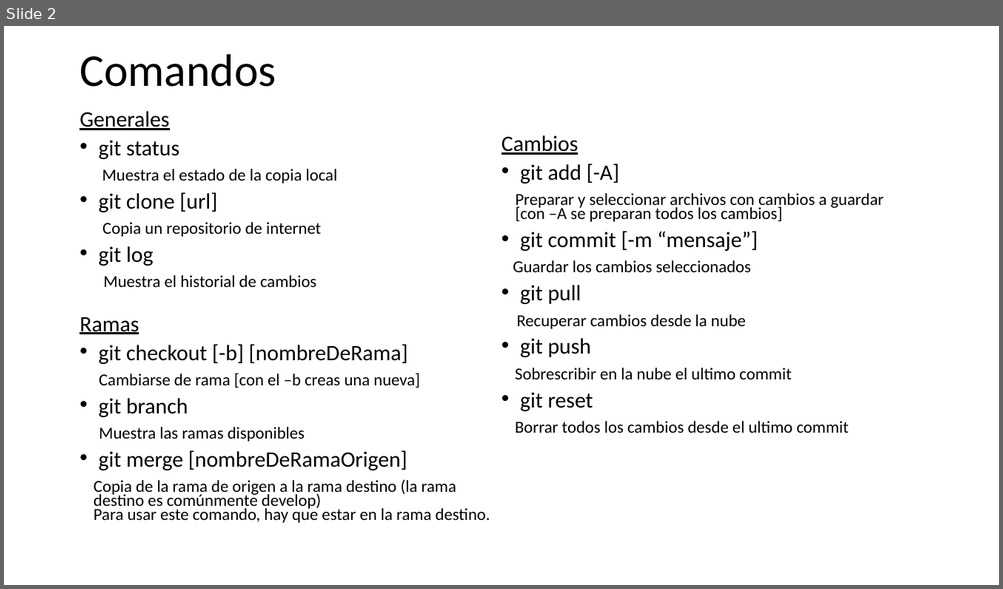
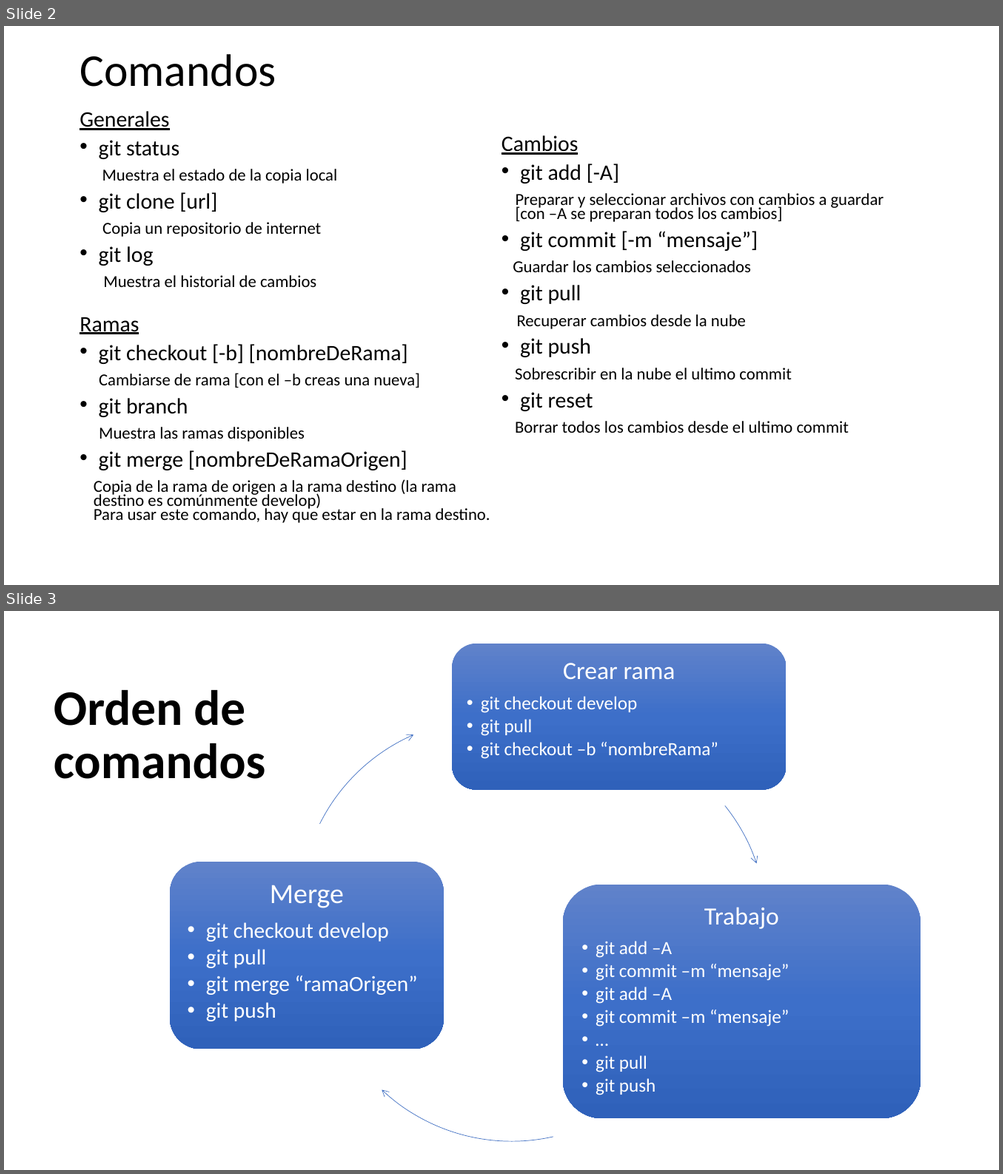
Before and after one commit to CuauBL/Phoenix_BancoDePruebas, a slide deck: Documentación general/Git/Presentación GitHub.pptx. Shown one above the other, each under a label of ours: slide 2 before the commit, slides 2 and 3 after it. The pictures are 1003x589 and 1003x1174 pixels, drawn with LibreOffice and Linux fonts; fonts in the diff are those of the drawing. Boxes give left, top, right and bottom in pixels: in the first picture for what was removed or moved away, otherwise in the second. Text is boxed around its words. In the diff, an @@ line names an element or a change of style, - is before the commit and + after.

Commit message:
Poner el orden de los comandos de Git

```diff
--- a/Documentación general/Git/Presentación GitHub.pptx
+++ b/Documentación general/Git/Presentación GitHub.pptx
@@ slide 3 added at (4,611,999,1170), background #FFFFFF @@
@@ title added at (54,690,265,779), 48 pt, text #000000, bold @@
+Orden de comandos
@@ group added at (170,643,920,1142): 3 rounded rectangles, 3 texts, 3 freeform shapes @@
+Crear rama
+  • git checkout develop
+  • git pull
+  • git checkout –b “nombreRama”
+Trabajo
+  • git add –A
+  • git commit –m “mensaje”
+  • git add –A
+  • git commit –m “mensaje”
+  • …
+  • git pull
+  • git push
+Merge
+  • git checkout develop
+  • git pull
+  • git merge “ramaOrigen”
+  • git push
```
Also in this commit, not shown: 1 other file.
